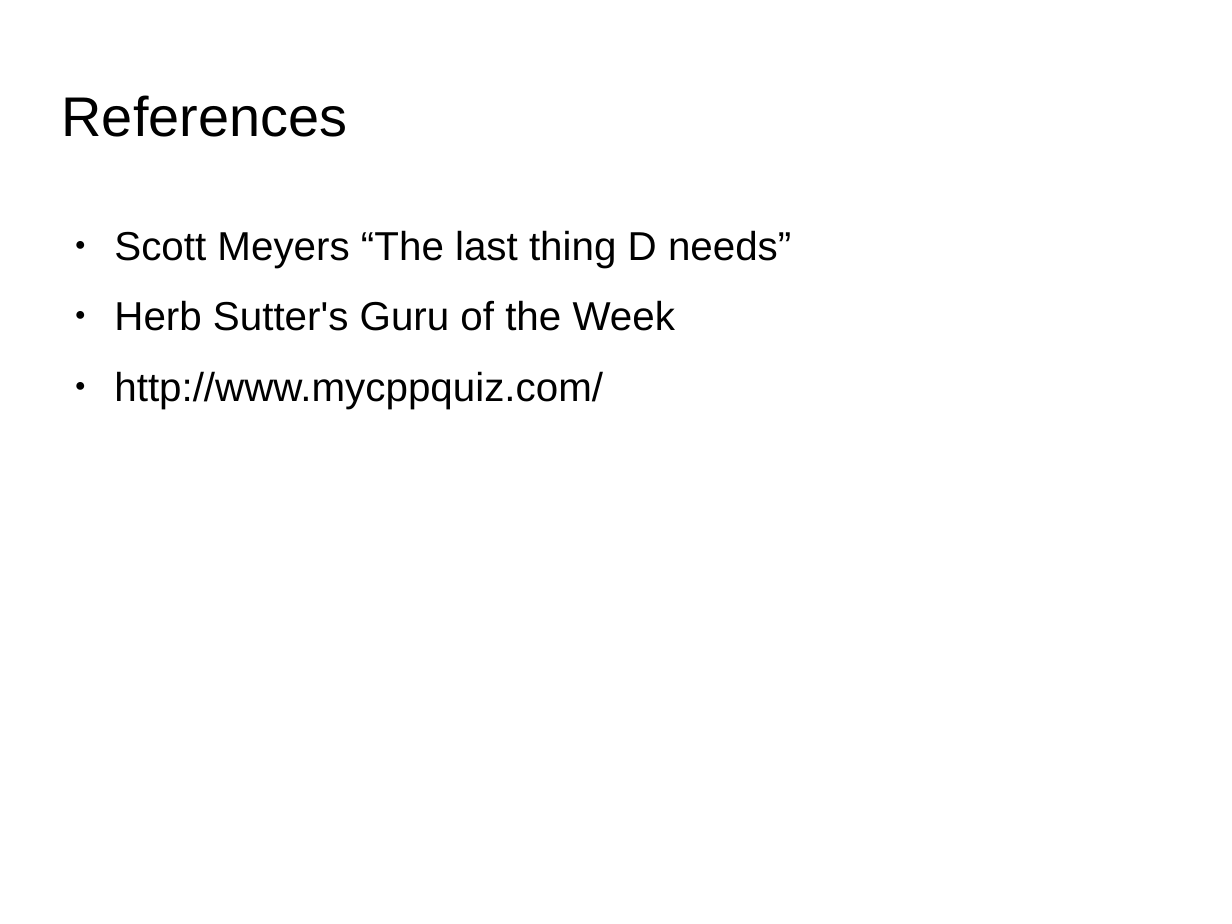
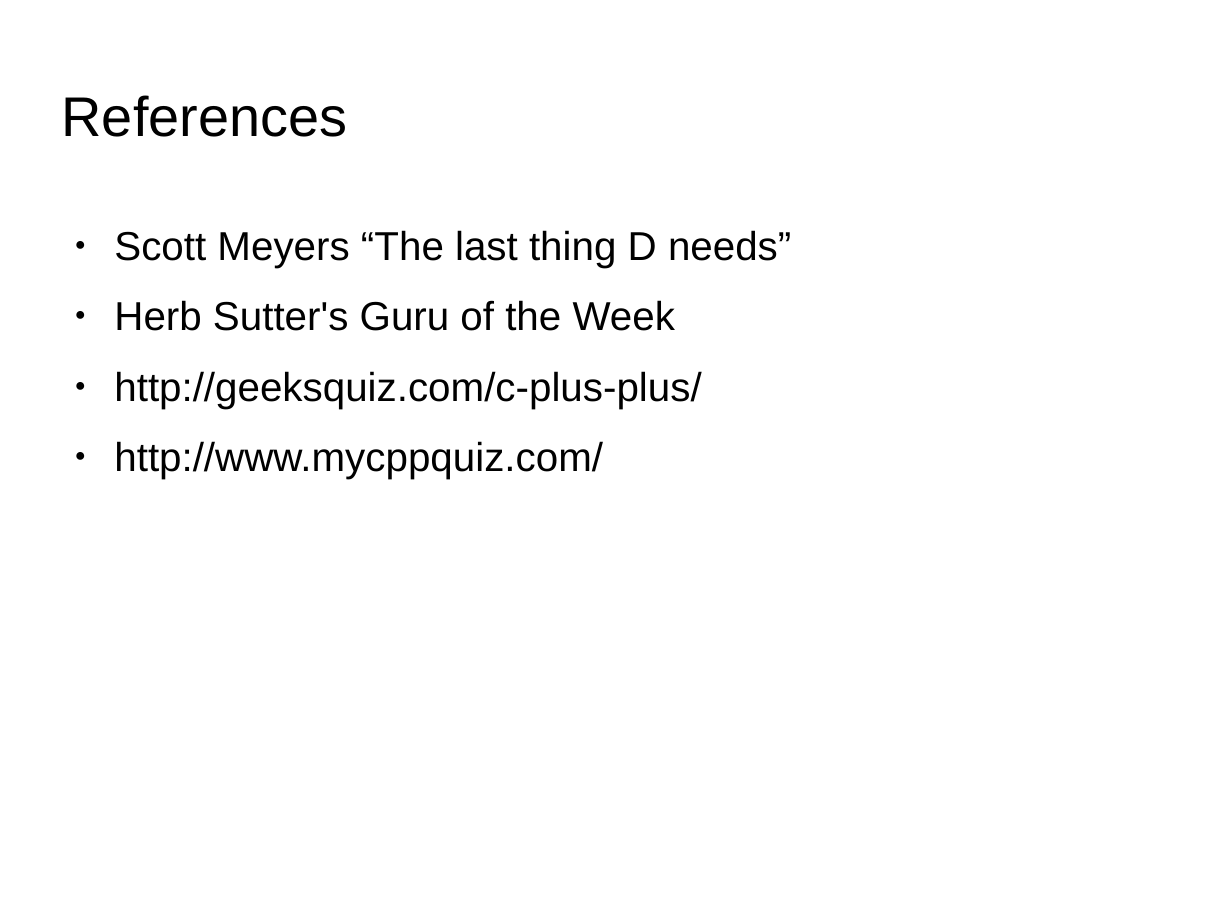
Before and after one commit to kks32/cpp-software-development, a slide deck: slide 34 of Ex22_C++_Quiz/Ex22_C++_Quiz.odp (slide 26 before the commit). Drawn at 1232x924 pixels with LibreOffice and Linux fonts; fonts in the diff are those of the drawing; background and template pictures are left out. Boxes give left, top, right and bottom in pixels: in the first picture for what was removed or moved away, otherwise in the second. Text is boxed around its words. In the diff, an @@ line names an element or a change of style, - is before the commit and + after.

```diff
--- a/Ex22_C++_Quiz/Ex22_C++_Quiz.odp
+++ b/Ex22_C++_Quiz/Ex22_C++_Quiz.odp
@@ text at box(114, 371, 701, 409): paragraph added @@
+● http://geeksquiz.com/c-plus-plus/
```
Also in this commit, not shown: 8 slides added, 5 other files.
